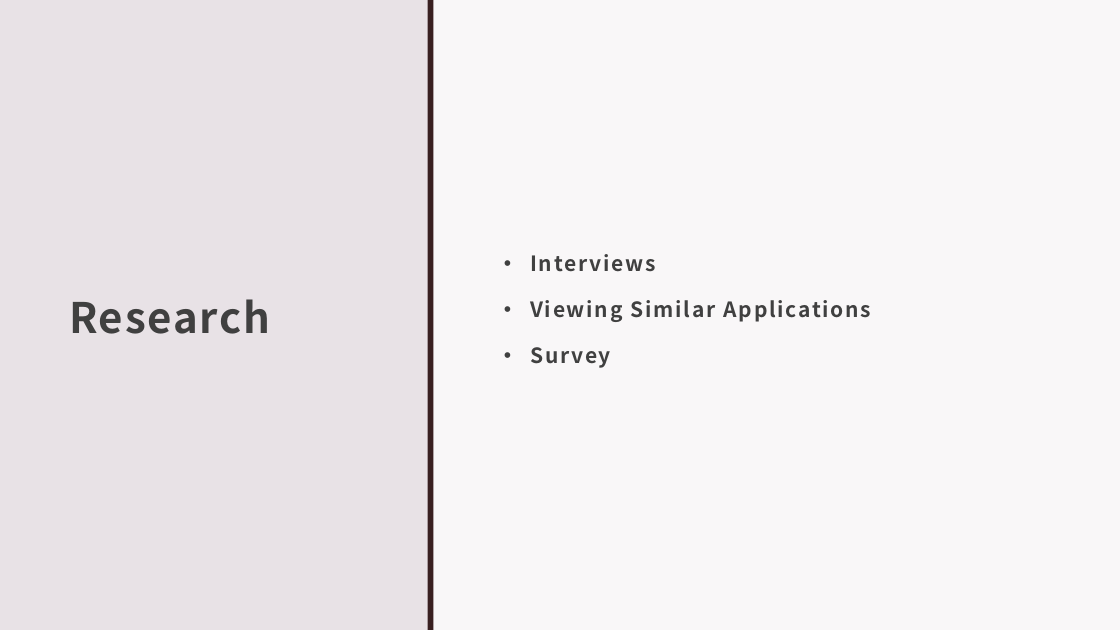
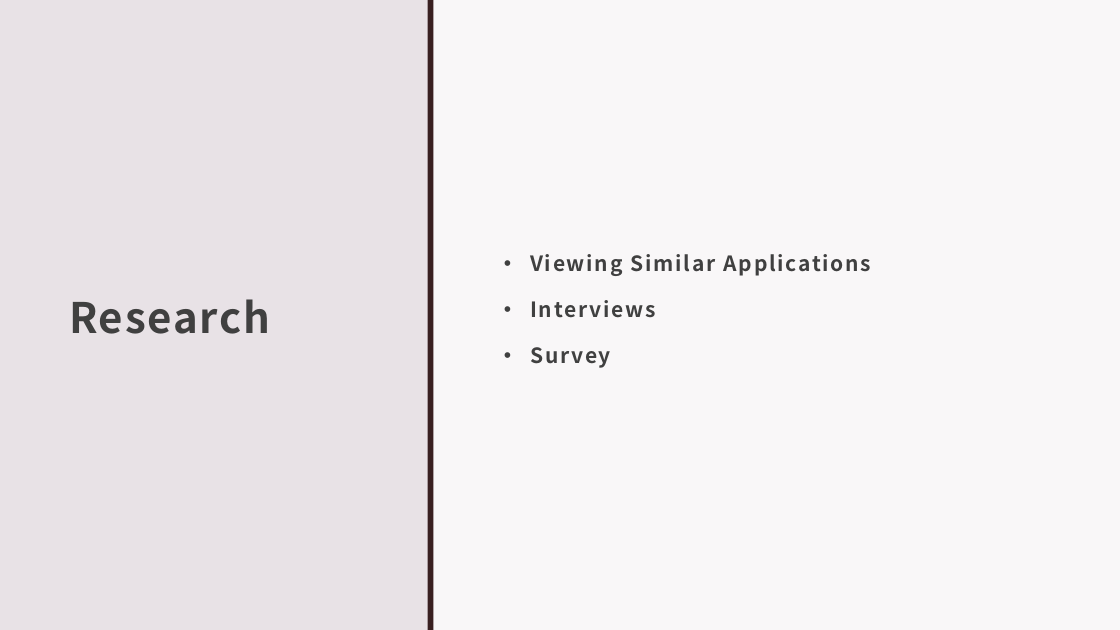
Before and after one commit to IADT-projects/y4-project-CjayGonzales, a slide deck: slide 10 of Docs/Interim Presentation.pptx (slide 8 before the commit). Drawn at 1120x630 pixels with LibreOffice and Linux fonts; fonts in the diff are those of the drawing. Boxes give left, top, right and bottom in pixels: in the first picture for what was removed or moved away, otherwise in the second. Text is boxed around its words. In the diff, an @@ line names an element or a change of style, - is before the commit and + after.

```diff
--- a/Docs/Interim Presentation.pptx
+++ b/Docs/Interim Presentation.pptx
@@ text at bbox=[530, 254, 872, 276]: paragraph added @@
+• Viewing Similar Applications
@@ text at bbox=[530, 300, 872, 322]: paragraph removed @@
-• Viewing Similar Applications
```
Also in this commit, not shown: 3 other slides changed, 2 slides added.
